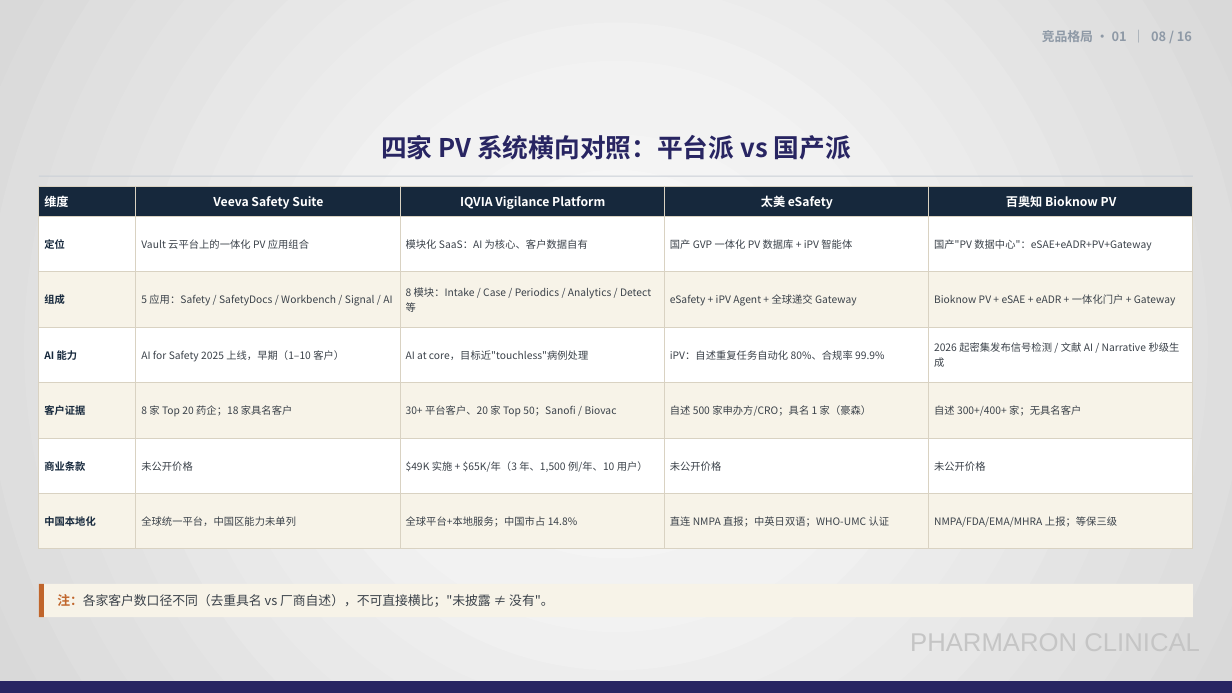
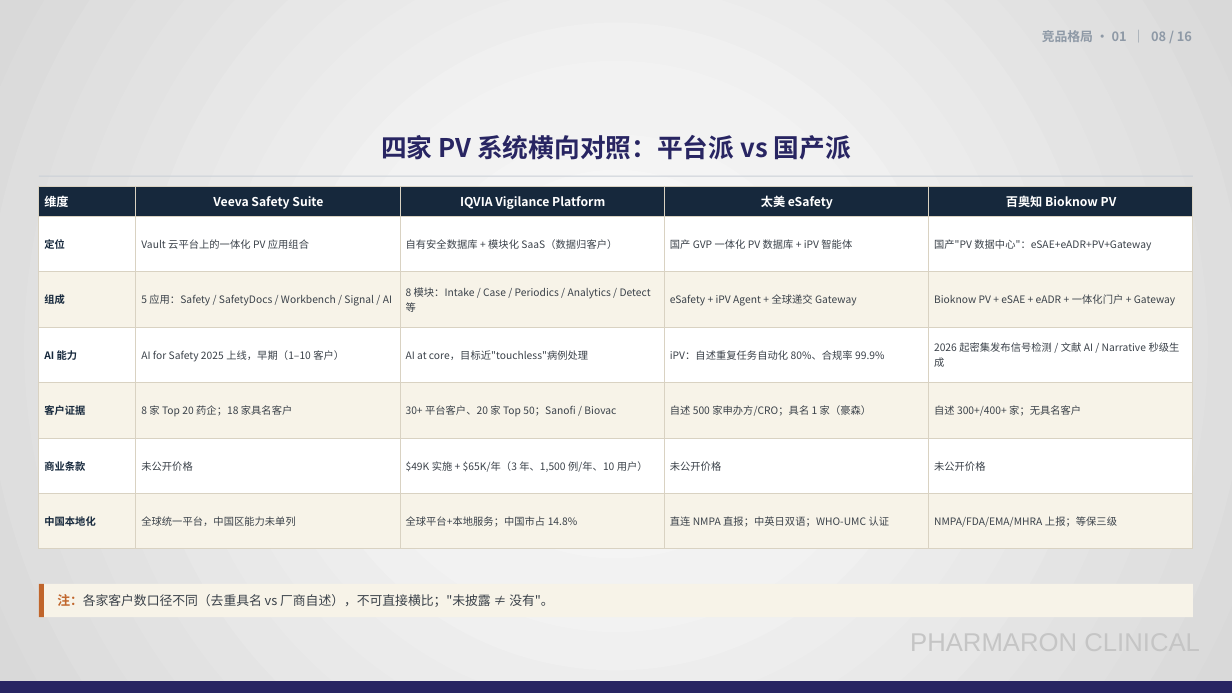
Before and after one commit to Eros-Python/TRAE-CODE, a slide deck: slide 8 of PV数据库市场调研总结-20261111.pptx. Drawn at 1232x693 pixels with LibreOffice and Linux fonts; fonts in the diff are those of the drawing; background and template pictures are left out. Boxes give left, top, right and bottom in pixels: in the first picture for what was removed or moved away, otherwise in the second. Text is boxed around its words. In the diff, an @@ line names an element or a change of style, - is before the commit and + after.

Commit message:
澄清 IQVIA 为「自有安全数据库 + 代运营」双持，修正误判风险

```diff
--- a/PV数据库市场调研总结-20261111.pptx
+++ b/PV数据库市场调研总结-20261111.pptx
@@ table at [39,187,1193,549] @@
-row 2, column 3: 模块化 SaaS：AI 为核心、客户数据自有
+row 2, column 3: 自有安全数据库 + 模块化 SaaS（数据归客户）
```
Also in this commit, not shown: 1 other slide changed, 1 other file.
